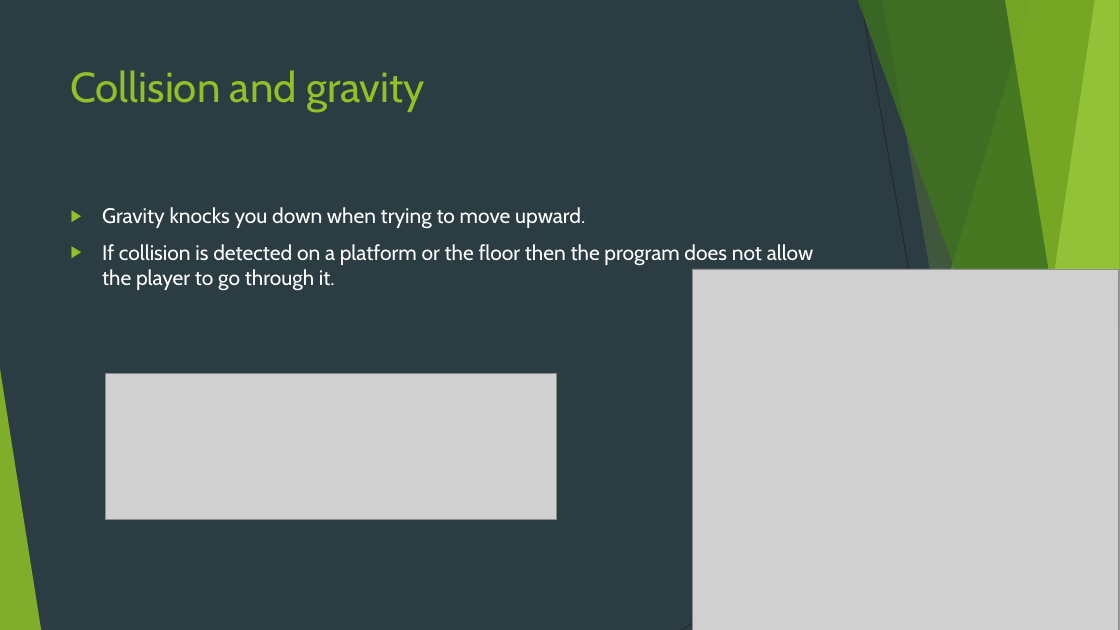
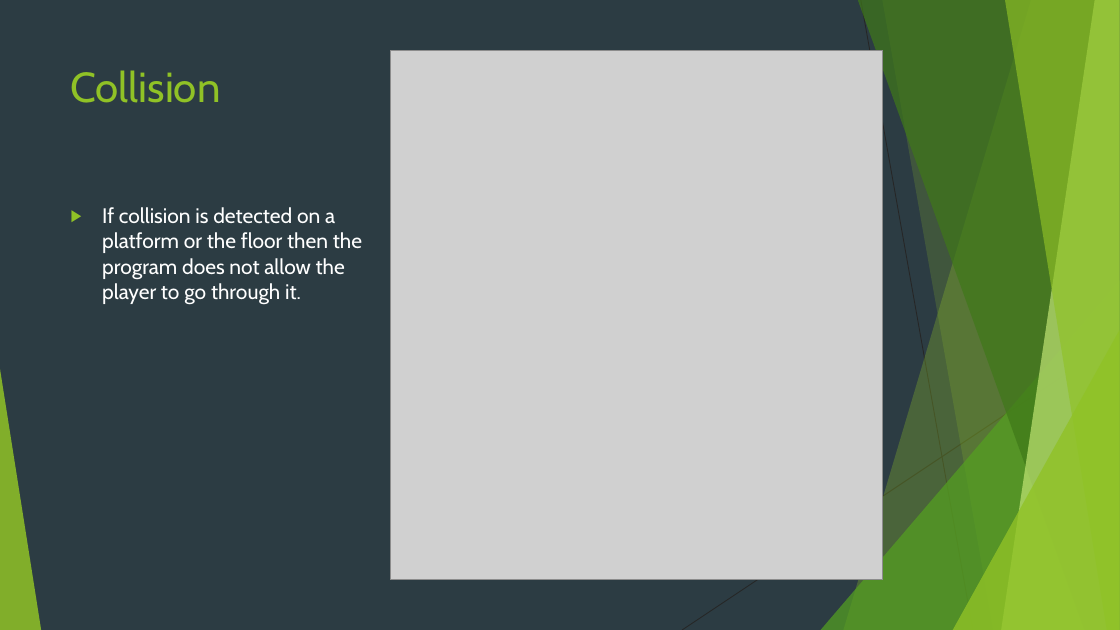
Before and after one commit to Anthony-Hernandez1/SuperLuigiBrothers, a slide deck: slide 3 of Super Luigi Brothers.pptx (slide 4 before the commit). Drawn at 1120x630 pixels with LibreOffice and Linux fonts; fonts in the diff are those of the drawing; grey boxes stand for pictures. Boxes give left, top, right and bottom in pixels: in the first picture for what was removed or moved away, otherwise in the second. Text is boxed around its words. In the diff, an @@ line names an element or a change of style, - is before the commit and + after.

```diff
--- a/Super Luigi Brothers.pptx
+++ b/Super Luigi Brothers.pptx
@@ picture added at [391,50,884,580] @@
@@ title at [71,70,221,103]: text changed @@
-Collision and gravity
+Collision
@@ text at [102,207,585,229]: paragraph removed @@
-▶ Gravity knocks you down when trying to move upward.
@@ picture removed at [692,269,1119,630] @@
@@ picture removed at [105,374,557,520] @@
```
Also in this commit, not shown: 4 other slides changed, 1 slide removed.
